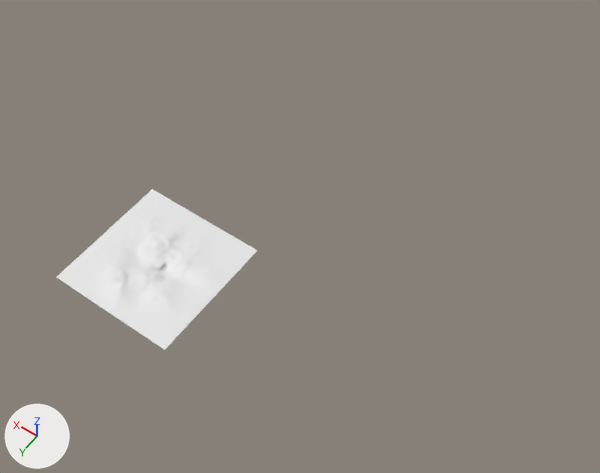
The Blender file _source_assets/blender/Arctic.blend, before and after one commit.
The view is the same before and after, from a 50 mm lens placed at (-531.0, 421.0, 891.0), pointed at (-110.0, -169.0, -36.0). The axes (+X, +Y, +Z) are drawn at lower left. The lights are the same throughout.

Objects in the first picture: 'Landscape.002', 'Terrain'.
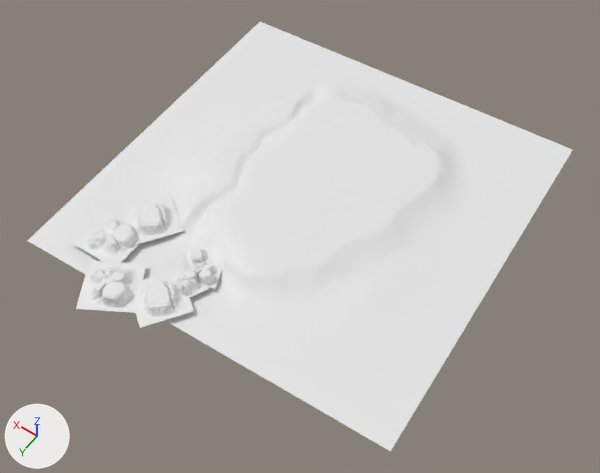
Changed parts and their boxes [x1, y1, x2, y2] in the pictures (600 x 473 px; the box of a moved part takes in the faces that stretch with it):
'Landscape.003', added
    after: [27, 22, 573, 451]
'Terrain', deleted
    before: [57, 189, 258, 350]
'Landscape.007', added
    after: [76, 261, 147, 313]
'Landscape.001', added
    after: [73, 207, 139, 262]
'Landscape.008', added
    after: [135, 269, 194, 328]
'Landscape.002', reshaped, moved, turned, rescaled
    before: [150, 258, 166, 270]
    after: [122, 195, 184, 245]
'Landscape.004', added
    after: [172, 267, 208, 300]
'Landscape.005', added
    after: [193, 262, 222, 289]
'Landscape.006', now drawn
    after: [183, 246, 213, 269]
part 1 of me_landscape_002, moved or reshaped
    before: [151, 260, 166, 270]
    after: [27, 22, 573, 451]

What changed in the scene script:
```text
Change me_landscape_002:
    used by ob_landscape_002; location = (0.0, 0.0, 0.0)
    remove me_landscape_002.from_pydata(...)  # 16384 vertices, 16129 faces; spans x -7.5..7.5, y -7.5..7.5, z 0.0..1.3
    add me_landscape_002.from_pydata(...)  # 16384 vertices, 16129 faces; spans x -1.0..1.0, y -1.0..1.0, z 0.0..0.2
    me_landscape_002 part 1: 16384 of 16384 vertices moved; they spanned x -7.5..7.5, y -7.5..7.5, z 0.0..1.3 and now span x -1.0..1.0, y -1.0..1.0, z 0.0..0.2; mean shift (0.0, 0.0, -1.0); largest move (-7.5, -7.5, 0.0) -> (-1.0, -1.0, 0.0)
Add me_landscape_007:
    me_landscape_007.from_pydata(...)  # 16384 vertices, 16129 faces; spans x -1.0..1.0, y -1.0..1.0, z 0.0..0.25
    me_landscape_007.polygons.foreach_set('use_smooth', [True] * 16129)
Change ob_landscape_002:
    ob_landscape_002.location: (0.0, 0.0, 0.0) -> (60.0, -55.0, -4.0)
    ob_landscape_002.rotation_euler: (0.0, 0.0, 0.0) -> (0.0, 0.0, 0.981)  # degrees (0, 0, 0) -> degrees (0, 0, 56)
    ob_landscape_002.scale: (1.0, 1.0, 1.0) -> (35.4, 35.4, 54.8)
Remove ob_terrain:
    ob_terrain = bpy.data.objects.new('Terrain', me_landscape_004)
    ob_terrain.location = (0.0, 0.0, 0.0)
    ob_terrain.scale = (37.6, 37.6, 15.3)
Add ob_landscape_005:
    ob_landscape_005 = bpy.data.objects.new('Landscape.005', me_landscape_007)
    ob_landscape_005.location = (-57.0, -27.0, -6.0)
    ob_landscape_005.rotation_euler = (0.0, 0.0, -2.757)  # degrees (0, 0, -158)
    ob_landscape_005.scale = (21.1, 21.1, 51.7)
Add ob_landscape_004:
    ob_landscape_004 = bpy.data.objects.new('Landscape.004', me_landscape_007)
    ob_landscape_004.location = (-50.0, 0.0, -6.0)
    ob_landscape_004.rotation_euler = (0.0, 0.0, -0.436)  # degrees (0, 0, -25)
    ob_landscape_004.scale = (21.1, 21.1, 51.7)
Add ob_landscape_003:
    ob_landscape_003 = bpy.data.objects.new('Landscape.003', me_landscape_002)
    ob_landscape_003.location = (-88.0, -229.0, -14.0)
    ob_landscape_003.rotation_euler = (0.0, 0.0, 3.193)  # degrees (0, 0, 183)
    ob_landscape_003.scale = (284.0, 284.0, 82.7)
Add ob_landscape_001:
    ob_landscape_001 = bpy.data.objects.new('Landscape.001', me_landscape_007)
    ob_landscape_001.location = (84.0, 0.0, -6.0)
    ob_landscape_001.rotation_euler = (0.0, 0.0, -1.54)  # degrees (0, 0, -88)
    ob_landscape_001.scale = (38.6, 38.6, 51.7)
Add ob_landscape_008:
    ob_landscape_008 = bpy.data.objects.new('Landscape.008', me_landscape_002)
    ob_landscape_008.location = (-35.0, 37.0, -6.0)
    ob_landscape_008.rotation_euler = (0.0, 0.0, 0.981)  # degrees (0, 0, 56)
    ob_landscape_008.scale = (35.4, 35.4, 47.4)
Add ob_landscape_007:
    ob_landscape_007 = bpy.data.objects.new('Landscape.007', me_landscape_007)
    ob_landscape_007.location = (28.0, 60.0, -6.0)
    ob_landscape_007.rotation_euler = (0.0, 0.0, -2.596)  # degrees (0, 0, -149)
    ob_landscape_007.scale = (38.6, 38.6, 64.0)
```
